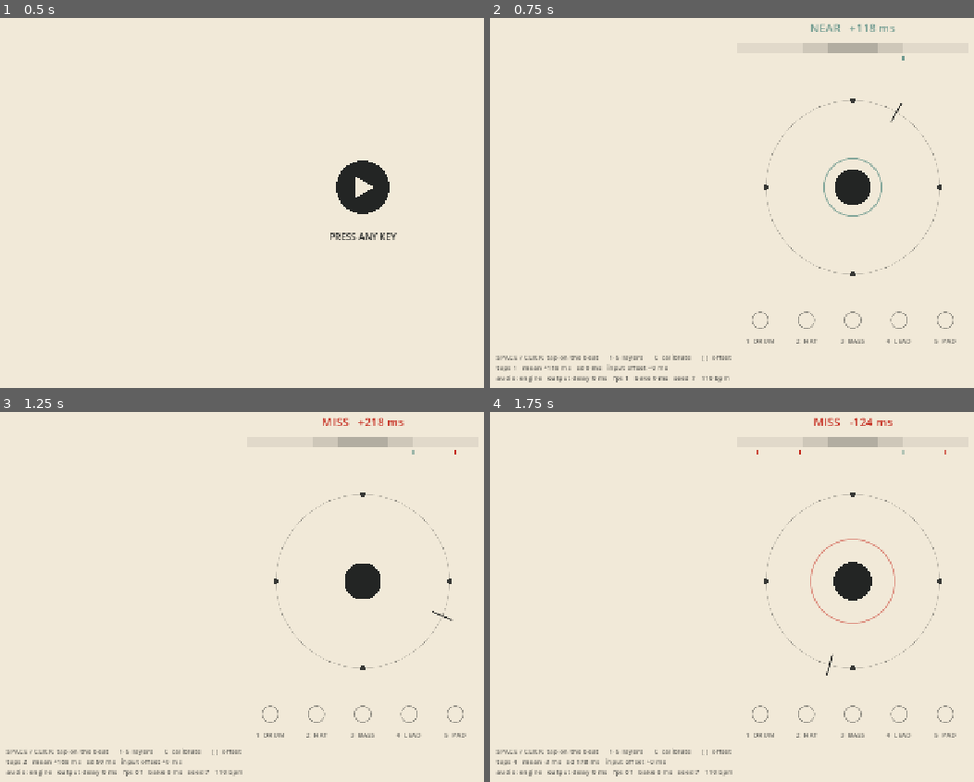
Above: before the commit, frames 1-4 (two rows, left to right).
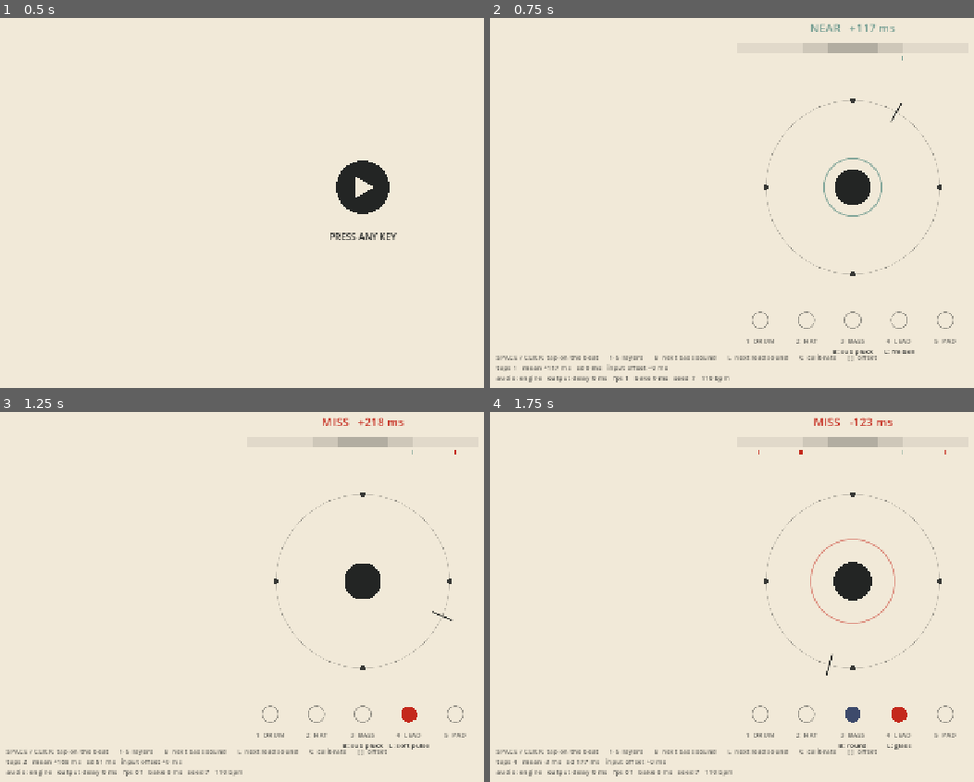
Above: after the commit, the same moments.

Repository: Jetsom22/RhythmMellow
Game: Godot game, scene res://main.tscn
Same seed, same stepped clock (60 frames per second), same inputs: the game is played once before the commit and once after it.
Inputs (mouse positions are in pixels of both pictures, inside the frame that each line leads up to):
- Up to frame 1 (0.5 s): no input
- Up to frame 2 (0.75 s): tap Enter at 0.5 s; move the mouse to (outside the picture) at 0.52 s; tap B at 0.6 s; click (outside the picture) at 0.67 s
- Up to frame 3 (1.25 s): tap Space at 0.77 s; tap L at 0.8 s
- Up to frame 4 (1.75 s): move the mouse to (702, 600) at 1.27 s; tap L at 1.35 s; click (702, 600) at 1.42 s; tap Space at 1.52 s; tap B at 1.55 s

Frame 1 is identical in both runs. In frame 2, 0.5% of the frame differs, in the area x 13-88%, y 1-96%; in frame 3, 0.6%; in frame 4, 0.8%, in the area x 19-88%, y 1-96%.

Commit message:
feat(godot): four bass and four lead timbres, switchable while playing; band-limited oscillators, resonant filters, baked echo
Co-Authored-By: Claude Fable 5.2 <noreply@anthropic.com>
Claude-Session: https://claude.ai/code/session_011Tvm9pGyfdaXZGHcRBbo36

Diff:
--- a/godot/audio/mixer.gd
+++ b/godot/audio/mixer.gd
@@ -35,10 +35,10 @@
 	return p
 
 ## Bake one layer. Returns the time it took, so slow machines can be spotted.
-func bake(song: Song, id: String, bpm: float) -> float:
+func bake(song: Song, id: String, bpm: float, timbre: Dictionary = {}) -> float:
 	var t0 := Time.get_ticks_usec()
 	var notes: Array = song.tick if id == "tick" else song.layers[id]
-	var buf := Synth.render(notes, song.loop_steps, bpm)
+	var buf := Synth.render(notes, song.loop_steps, bpm, 1.0, timbre)
 	loop_seconds = float(buf.size()) / Synth.SR
 	if _web:
 		_web.add_loop(id, buf)
@@ -51,6 +51,16 @@
 	_sent[id] = -1.0
 	bake_ms[id] = (Time.get_ticks_usec() - t0) / 1000.0
 	return bake_ms[id]
+
+## Change one layer's timbre while the music plays, without losing its place in the bar.
+func rebake(song: Song, id: String, bpm: float, timbre: Dictionary) -> void:
+	var buf := Synth.render(song.layers[id], song.loop_steps, bpm, 1.0, timbre)
+	if _web:
+		_web.replace_loop(id, buf)
+	else:
+		var p: AudioStreamPlayer = _players[id]
+		p.stream = Synth.to_stream(buf, true)
+		p.play(_players["tick"].get_playback_position())
 
 func bake_shots() -> void:
 	var shots := {
--- a/godot/audio/synth.gd
+++ b/godot/audio/synth.gd
@@ -7,19 +7,27 @@
 ## is fully determined by its seed, so its loops can be baked once when a stage loads
 ## and then played as ordinary looping samples: low latency everywhere.
 
-const SR := 32000
+const SR := 44100
+
+## Timbres to choose between by ear. The first of each is the default.
+const BASS_PRESETS: Array[String] = ["sub pluck", "round", "acid", "fm thump"]
+const LEAD_PRESETS: Array[String] = ["fm bell", "soft pulse", "glass", "reed"]
 
 static func mtof(m: float) -> float:
 	return 440.0 * pow(2.0, (m - 69.0) / 12.0)
 
 ## Render notes into one loop. Tails that run past the end wrap to the start, so the loop is seamless.
-static func render(notes: Array, loop_steps: int, bpm: float, gain: float = 1.0) -> PackedFloat32Array:
+## `timbre` picks the bass and lead presets: { "bass": index, "lead": index }.
+static func render(notes: Array, loop_steps: int, bpm: float, gain: float = 1.0, timbre: Dictionary = {}) -> PackedFloat32Array:
 	var sps := 60.0 / bpm / 4.0
 	var total := int(round(loop_steps * sps * SR))
 	var buf := PackedFloat32Array()
 	buf.resize(total)
 	var noise := RandomNumberGenerator.new()
 	noise.seed = 1234
+	var bass_kind := int(timbre.get("bass", 0))
+	var lead_kind := int(timbre.get("lead", 0))
+	var pitched := ""
 	for n in notes:
 		var at := int(round(float(n["step"]) * sps * SR))
 		var dur: float = float(n["len"]) * sps
@@ -28,11 +36,69 @@
 			"kick": _kick(buf, at, vel)
 			"snare": _snare(buf, at, vel, noise)
 			"hat": _hat(buf, at, vel, noise)
-			"bass": _bass(buf, at, float(n["midi"]), dur, vel)
-			"lead": _lead(buf, at, float(n["midi"]), dur, vel)
+			"bass":
+				_bass(buf, at, float(n["midi"]), dur, vel, bass_kind)
+				pitched = "bass"
+			"lead":
+				_lead(buf, at, float(n["midi"]), dur, vel, lead_kind)
+				pitched = "lead"
 			"pad": _pad(buf, at, float(n["midi"]), dur, vel)
 			"tick": _tone(buf, at, 2000.0, 0.02, vel * 0.5)
+	if pitched == "lead":
+		_echo(buf, int(round(3.0 * sps * SR)), 0.34, 0.28)     # a dotted-eighth echo, baked into the loop
+	if pitched != "":
+		_level(buf, 0.62 if pitched == "bass" else 0.5)
 	return buf
+
+## Band-limiting correction for a naive saw or pulse edge (PolyBLEP). Without it the edges alias into a harsh buzz.
+static func _blep(t: float, dt: float) -> float:
+	if t < dt:
+		var x := t / dt
+		return x + x - x * x - 1.0
+	if t > 1.0 - dt:
+		var y := (t - 1.0) / dt
+		return y * y + y + y + 1.0
+	return 0.0
+
+static func _saw(phase: float, dt: float) -> float:
+	return 2.0 * phase - 1.0 - _blep(phase, dt)
+
+static func _pulse(phase: float, dt: float, width: float) -> float:
+	var v := 1.0 if phase < width else -1.0
+	return v + _blep(phase, dt) - _blep(fposmod(phase + 1.0 - width, 1.0), dt)
+
+## Note envelope: quick attack, held, short release. Never clicks.
+static func _env(t: float, dur: float, attack: float, release: float) -> float:
+	if t < attack:
+		return t / attack
+	if t < dur:
+		return 1.0
+	return maxf(0.0, 1.0 - (t - dur) / release)
+
+## Feedback echo around the loop, so the tail of the last note carries into the first bar.
+static func _echo(buf: PackedFloat32Array, delay: int, feedback: float, mix: float) -> void:
+	var total := buf.size()
+	if delay <= 0 or delay >= total:
+		return
+	var wet := PackedFloat32Array()
+	wet.resize(total)
+	for lap in 3:
+		for i in total:
+			var j := posmod(i - delay, total)
+			wet[i] = (buf[j] + wet[j]) * feedback
+	for i in total:
+		buf[i] += wet[i] * mix / feedback
+
+## Scale so the loudest moment sits at `peak`. Keeps presets comparable in loudness.
+static func _level(buf: PackedFloat32Array, peak: float) -> void:
+	var top := 0.0
+	for v in buf:
+		top = maxf(top, absf(v))
+	if top < 0.0001:
+		return
+	var k := peak / top
+	for i in buf.size():
+		buf[i] *= k
 
 static func _kick(buf: PackedFloat32Array, at: int, vel: float) -> void:
 	var total := buf.size()
@@ -71,37 +137,82 @@
 		prev = x
 		buf[(at + i) % total] += hi * exp(-t * 80.0) * 0.22 * vel
 
-static func _bass(buf: PackedFloat32Array, at: int, midi: float, dur: float, vel: float) -> void:
-	var total := buf.size()
-	var n := int((dur + 0.06) * SR)
-	var inc := mtof(midi) / SR
-	var phase := 0.0
-	var lp := 0.0
-	for i in n:
-		var t := float(i) / SR
-		phase = fposmod(phase + inc, 1.0)
-		var cutoff := 500.0 * pow(160.0 / 500.0, minf(t / maxf(dur, 0.1), 1.0))
-		lp += minf(1.0, TAU * cutoff / SR) * ((2.0 * phase - 1.0) - lp)
-		var env := minf(t / 0.01, 1.0) * (1.0 if t < dur - 0.04 else maxf(0.0, 1.0 - (t - (dur - 0.04)) / 0.07))
-		buf[(at + i) % total] += lp * env * 0.9 * vel
-
-static func _lead(buf: PackedFloat32Array, at: int, midi: float, dur: float, vel: float) -> void:
-	var total := buf.size()
-	var n := int((dur + 0.14) * SR)
+## Bass. Bass notes sit at 55 to 80 Hz, below what small speakers can play,
+## so every preset also carries energy an octave or two up.
+static func _bass(buf: PackedFloat32Array, at: int, midi: float, dur: float, vel: float, kind: int) -> void:
+	var total := buf.size()
 	var f := mtof(midi)
-	var inc_a := f * pow(2.0, -7.0 / 1200.0) / SR
-	var inc_b := f * pow(2.0, 7.0 / 1200.0) / SR
-	var pa := 0.0
-	var pb := 0.0
-	var lp := 0.0
-	var k := minf(1.0, TAU * 1800.0 / SR)
-	for i in n:
-		var t := float(i) / SR
-		pa = fposmod(pa + inc_a, 1.0)
-		pb = fposmod(pb + inc_b, 1.0)
-		lp += k * (((1.0 if pa < 0.5 else -1.0) + (1.0 if pb < 0.5 else -1.0)) * 0.5 - lp)
-		var env := minf(t / 0.012, 1.0) * (lerpf(1.0, 0.55, minf(t / dur, 1.0)) if t < dur else 0.55 * maxf(0.0, 1.0 - (t - dur) / 0.12))
-		buf[(at + i) % total] += lp * env * 0.3 * vel
+	var dt := f / SR
+	var n := int((dur + 0.09) * SR)
+	var p := 0.0        # fundamental
+	var p2 := 0.0       # octave up
+	var low := 0.0
+	var band := 0.0
+	var mod := 0.0
+	for i in n:
+		var t := float(i) / SR
+		p = fposmod(p + dt, 1.0)
+		p2 = fposmod(p2 + dt * 2.0, 1.0)
+		var x := 0.0
+		match kind:
+			1:      # round: sine and a soft triangle an octave up, no edge at all
+				x = sin(TAU * p) * 0.8 + (absf(4.0 * p2 - 2.0) - 1.0) * 0.28 * exp(-t * 3.0) + sin(TAU * p2) * 0.18
+			2:      # acid: a saw through a resonant filter that snaps shut
+				var cut := 180.0 + 2200.0 * exp(-t * 11.0)
+				var fc := 2.0 * sin(PI * minf(cut, SR / 7.0) / SR)
+				low += fc * band
+				band += fc * (_saw(p2, dt * 2.0) - low - 0.22 * band)
+				x = low * 0.75 + sin(TAU * p) * 0.55
+			3:      # fm thump: a sine bent by a fast-decaying modulator, like a plucked low string
+				mod = sin(TAU * p2) * (2.6 * exp(-t * 16.0) + 0.25)
+				x = sin(TAU * p + mod) * 0.85 + sin(TAU * p2 + mod * 0.5) * 0.2 * exp(-t * 5.0)
+			_:      # sub pluck: a sine sub under a saw whose filter closes after the attack
+				var cut0 := 140.0 + 1500.0 * exp(-t * 8.0)
+				var fc0 := 2.0 * sin(PI * cut0 / SR)
+				low += fc0 * band
+				band += fc0 * (_saw(p2, dt * 2.0) - low - 0.9 * band)
+				x = sin(TAU * p) * 0.7 + low * 0.6
+		x = tanh(x * 1.3)       # a little warmth; also keeps peaks in check
+		buf[(at + i) % total] += x * _env(t, dur - 0.02, 0.006, 0.08) * vel
+
+static func _lead(buf: PackedFloat32Array, at: int, midi: float, dur: float, vel: float, kind: int) -> void:
+	var total := buf.size()
+	var f := mtof(midi)
+	var dt := f / SR
+	var n := int((dur + 0.3) * SR)
+	var p := 0.0
+	var pm := 0.0
+	var pv := 0.0
+	var low := 0.0
+	var band := 0.0
+	for i in n:
+		var t := float(i) / SR
+		# Vibrato only once the note has settled.
+		pv = fposmod(pv + 5.2 / SR, 1.0)
+		var bend := 1.0 + sin(TAU * pv) * 0.0035 * clampf((t - 0.14) / 0.2, 0.0, 1.0)
+		p = fposmod(p + dt * bend, 1.0)
+		var x := 0.0
+		var amp := 1.0
+		match kind:
+			1:      # soft pulse: a narrow pulse, filtered, opening a little at the start
+				var cut := 900.0 + 1700.0 * exp(-t * 6.0)
+				var fc := 2.0 * sin(PI * cut / SR)
+				low += fc * band
+				band += fc * (_pulse(p, dt, 0.32) - low - 0.7 * band)
+				x = low
+				amp = _env(t, dur, 0.012, 0.16) * (0.6 + 0.4 * exp(-t * 4.0))
+			2:      # glass: almost a sine, with a soft fifth above that fades
+				x = sin(TAU * p) * 0.8 + sin(TAU * p * 3.0) * 0.14 * exp(-t * 6.0) + sin(TAU * p * 2.0) * 0.1
+				amp = _env(t, dur, 0.008, 0.28) * (0.55 + 0.45 * exp(-t * 3.0))
+			3:      # reed: a triangle bent by a slow modulator, breathier and longer
+				pm = fposmod(pm + dt * 3.0, 1.0)
+				x = sin(TAU * p + sin(TAU * pm) * 0.7 * (0.4 + 0.6 * exp(-t * 3.0))) * 0.6 + (absf(4.0 * p - 2.0) - 1.0) * 0.3
+				amp = _env(t, dur, 0.03, 0.2)
+			_:      # fm bell: a sine struck by a modulator two octaves up that dies away fast
+				pm = fposmod(pm + dt * 2.0, 1.0)
+				x = sin(TAU * p + sin(TAU * pm) * (2.0 * exp(-t * 8.0) + 0.22))
+				amp = _env(t, dur, 0.004, 0.3) * (0.4 + 0.6 * exp(-t * 3.2))
+		buf[(at + i) % total] += x * amp * 0.5 * vel
 
 static func _pad(buf: PackedFloat32Array, at: int, midi: float, dur: float, vel: float) -> void:
 	var total := buf.size()
--- a/godot/audio/web_audio.gd
+++ b/godot/audio/web_audio.gd
@@ -11,7 +11,7 @@
 const LIB := """
 window.__rmA = window.__rmA || (function () {
   const ctx = window.__rmCtx;
-  const loops = {}, shots = {}, gains = {};
+  const loops = {}, shots = {}, gains = {}, sources = {};
   let t0 = null;
   const master = ctx.createGain();
   master.gain.value = 0.9;
@@ -46,7 +46,23 @@
         s.loop = true;
         s.connect(gains[id]);
         s.start(t0);
+        sources[id] = s;
       }
+    },
+    // Swap one layer's sound while it plays: the new loop comes in at the same point of the bar.
+    replaceLoop(id, b64, rate) {
+      const b = buffer(b64, rate);
+      loops[id] = b;
+      if (t0 === null) return;
+      const when = ctx.currentTime + 0.06;
+      const offset = (((when - t0) % b.duration) + b.duration) % b.duration;
+      const s = ctx.createBufferSource();
+      s.buffer = b;
+      s.loop = true;
+      s.connect(gains[id]);
+      s.start(when, offset);
+      if (sources[id]) sources[id].stop(when);
+      sources[id] = s;
     },
     // Song time the listener is hearing now.
     time() { return t0 === null ? -1000 : ctx.currentTime - t0 - delay(); },
@@ -75,6 +91,9 @@
 func add_loop(id: String, pcm: PackedFloat32Array) -> void:
 	JavaScriptBridge.eval("window.__rmA.addLoop('%s','%s',%d);" % [id, _b64(pcm), Synth.SR], true)
 
+func replace_loop(id: String, pcm: PackedFloat32Array) -> void:
+	JavaScriptBridge.eval("window.__rmA.replaceLoop('%s','%s',%d);" % [id, _b64(pcm), Synth.SR], true)
+
 func add_shot(id: String, pcm: PackedFloat32Array) -> void:
 	JavaScriptBridge.eval("window.__rmA.addShot('%s','%s',%d);" % [id, _b64(pcm), Synth.SR], true)
 
--- a/godot/main.gd
+++ b/godot/main.gd
@@ -18,6 +18,8 @@
 var last := {}
 var last_at := -10.0
 var seed_value := 7
+## Which bass and lead timbre is in use. B and L step through them.
+var timbre := {"bass": 0, "lead": 0}
 var _push := 0.0
 
 func _ready() -> void:
@@ -25,6 +27,10 @@
 		var q: Variant = JavaScriptBridge.eval("new URLSearchParams(location.search).get('seed') || ''", true)
 		if str(q).is_valid_int():
 			seed_value = int(str(q))
+		for id in ["bass", "lead"]:
+			var v: Variant = JavaScriptBridge.eval("new URLSearchParams(location.search).get('%s') || ''" % id, true)
+			if str(v).is_valid_int():
+				timbre[id] = clampi(int(str(v)), 0, 3)
 	song = Song.generate(seed_value, 2)
 	mixer = LayerMixer.new()
 	add_child(mixer)
@@ -48,6 +54,14 @@
 			_apply()
 		elif k == KEY_SPACE:
 			_press(now)
+		elif k == KEY_B or k == KEY_L:
+			var which := "bass" if k == KEY_B else "lead"
+			var count := Synth.BASS_PRESETS.size() if which == "bass" else Synth.LEAD_PRESETS.size()
+			timbre[which] = (int(timbre[which]) + 1) % count
+			mixer.rebake(song, which, Beat.bpm, timbre)
+			if not on[which]:
+				on[which] = true
+				_apply()
 		elif k == KEY_BRACKETLEFT:
 			Beat.input_offset_ms -= 5.0
 		elif k == KEY_BRACKETRIGHT:
@@ -89,7 +103,7 @@
 			state = "playing"
 			_apply()
 		else:
-			mixer.bake(song, bake_queue.pop_front(), Beat.bpm)
+			mixer.bake(song, bake_queue.pop_front(), Beat.bpm, timbre)
 	_push += delta
 	if _push > 0.2 and OS.has_feature("web"):
 		_push = 0.0
@@ -101,7 +115,7 @@
 	return {
 		"state": state, "step": Beat.step_f() if Beat.running else -1.0, "latencyMs": mixer.delay_ms(),
 		"bakeMs": mixer.bake_ms, "presses": presses, "last": last, "inputOffsetMs": Beat.input_offset_ms,
-		"fps": Engine.get_frames_per_second(), "seed": seed_value, "audio": mixer.backend,
+		"fps": Engine.get_frames_per_second(), "seed": seed_value, "timbre": timbre, "audio": mixer.backend,
 	}
 
 func _draw() -> void:
@@ -144,6 +158,10 @@
 		else:
 			draw_arc(p, 14.0, 0, TAU, 32, Color(INK, 0.45), 1.5, true)
 		_text(font, p + Vector2(0, 40), "%d  %s" % [i + 1, id.to_upper()], 12, Color(INK, 0.7), true)
+		if id == "bass":
+			_text(font, p + Vector2(0, 58), "B: %s" % Synth.BASS_PRESETS[int(timbre["bass"])], 12, INK, true)
+		elif id == "lead":
+			_text(font, p + Vector2(0, 58), "L: %s" % Synth.LEAD_PRESETS[int(timbre["lead"])], 12, INK, true)
 
 	# The last press and the spread of recent ones.
 	var bx := c.x - 200.0
@@ -173,7 +191,7 @@
 	sd = sqrt(sd / presses.size()) if presses.size() > 0 else 0.0
 
 	var lines := [
-		"SPACE / CLICK  tap on the beat      1-5  layers      C  calibrate      [ ]  offset",
+		"SPACE / CLICK  tap on the beat      1-5  layers      B  next bass sound      L  next lead sound      C  calibrate      [ ]  offset",
 		"taps %d   mean %+.0f ms   sd %.0f ms   input offset %+.0f ms" % [presses.size(), mean, sd, Beat.input_offset_ms],
 		"audio: %s   output delay %.0f ms   fps %d   bake %s ms   seed %d   %d bpm" % [mixer.backend, mixer.delay_ms(), Engine.get_frames_per_second(), _bake_text(), seed_value, int(Beat.bpm)],
 	]
--- a/godot/tools/run_tests.gd
+++ b/godot/tools/run_tests.gd
@@ -74,5 +74,22 @@
 	var st := Synth.to_stream(buf, true)
 	check("the stream loops over its whole length", st.loop_mode == AudioStreamWAV.LOOP_FORWARD and st.loop_end == want and st.data.size() == want * 2)
 
+	# Every bass and lead timbre must bake to a sound that is audible, finite and not clipping.
+	for layer in ["bass", "lead"]:
+		var names: Array[String] = Synth.BASS_PRESETS if layer == "bass" else Synth.LEAD_PRESETS
+		for k in names.size():
+			var out := Synth.render(a.layers[layer], a.loop_steps, 110.0, 1.0, {layer: k})
+			var top := 0.0
+			var bad := false
+			var energy := 0.0
+			for v in out:
+				if is_nan(v) or is_inf(v): bad = true
+				top = maxf(top, absf(v))
+				energy += v * v
+			var rms := sqrt(energy / out.size())
+			check("%s '%s' bakes cleanly" % [layer, names[k]], not bad and out.size() == want and top > 0.3 and top <= 0.75 and rms > 0.02, "peak %.3f rms %.3f" % [top, rms])
+	check("timbres differ from one another", Synth.render(a.layers["bass"], a.loop_steps, 110.0, 1.0, {"bass": 0}) != Synth.render(a.layers["bass"], a.loop_steps, 110.0, 1.0, {"bass": 1}))
+	check("the band-limited saw has no step at the wrap", absf(Synth._saw(0.9999, 0.01) - Synth._saw(0.0001, 0.01)) < 0.05)
+
 	print("%d passed, %d failed" % [passed, failed])
 	quit(1 if failed > 0 else 0)
Not shown, changed: docs/tuning-notes.md
